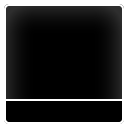
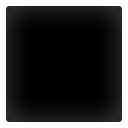
Comparing the layer stacks of the two 128px x 128px images. Changes:
removed layer "Rounded Rectangle 1 copy" over <box>4,99,124,124</box>
painted on "Rounded Rectangle 1" over <box>6,6,122,122</box>
painted on "Background" over <box>4,4,124,124</box>
